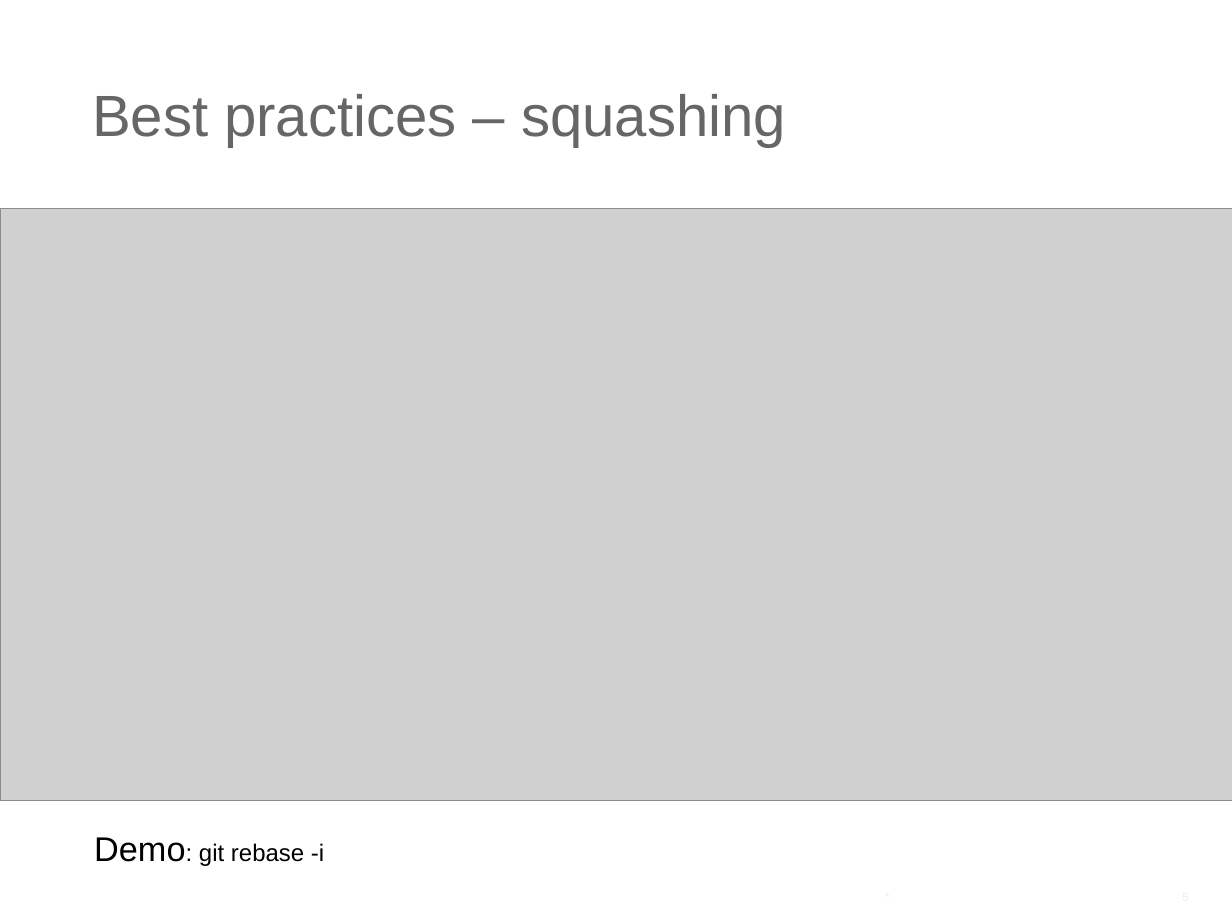
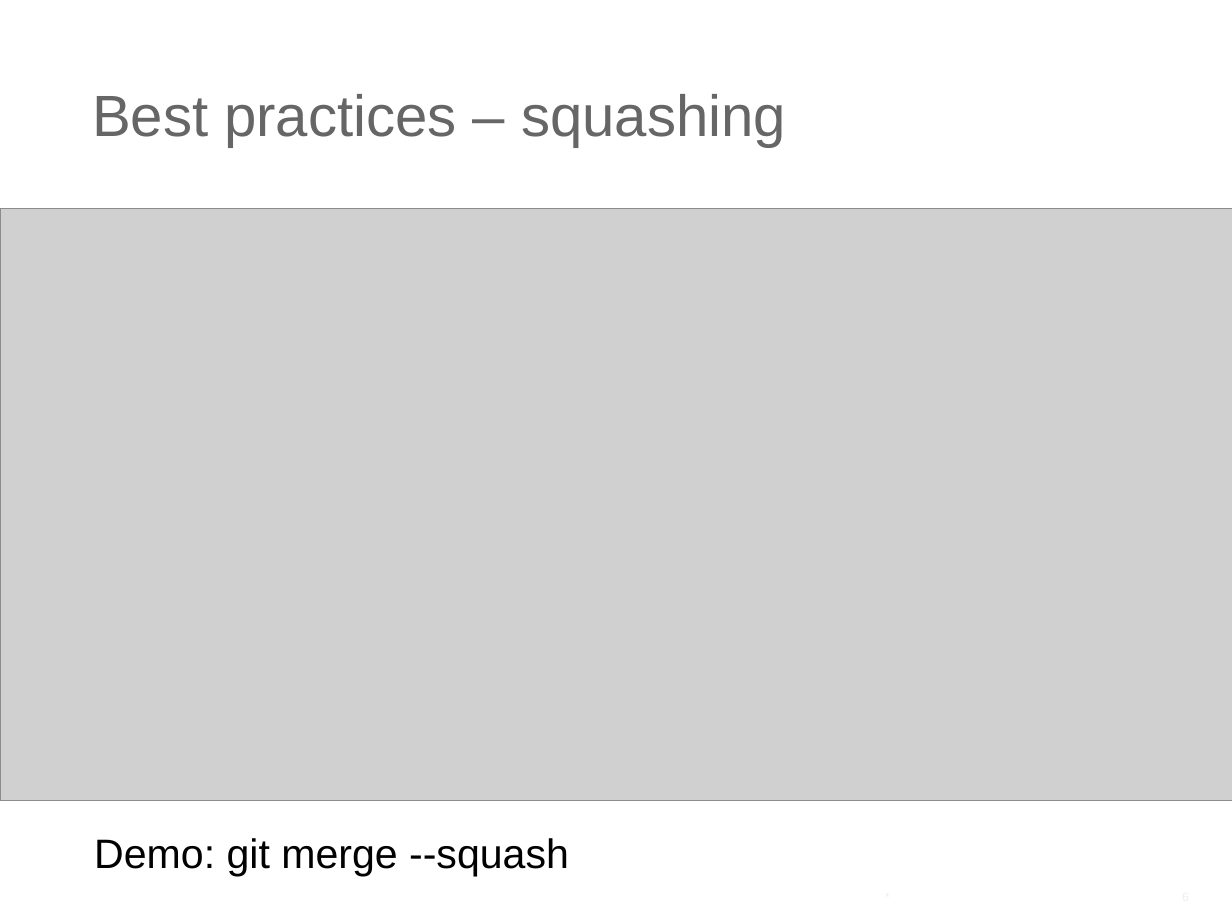
Before and after one commit to ilyaro/mysite, a slide deck: slide 6 of WorkStuff/Courses/Git/Git_Best_Practices/Git_Best_Practices.pptx (slide 5 before the commit). Drawn at 1232x924 pixels with LibreOffice and Linux fonts; fonts in the diff are those of the drawing; grey boxes stand for pictures. Boxes give left, top, right and bottom in pixels: in the first picture for what was removed or moved away, otherwise in the second. Text is boxed around its words. In the diff, an @@ line names an element or a change of style, - is before the commit and + after.

```diff
--- a/WorkStuff/Courses/Git/Git_Best_Practices/Git_Best_Practices.pptx
+++ b/WorkStuff/Courses/Git/Git_Best_Practices/Git_Best_Practices.pptx
@@ text at box(94, 838, 569, 876): text changed; size 14 to 24 pt @@
-Demo: git rebase -i
+Demo: git merge --squash
```
Also in this commit, not shown: 3 other slides changed, 2 other files.
